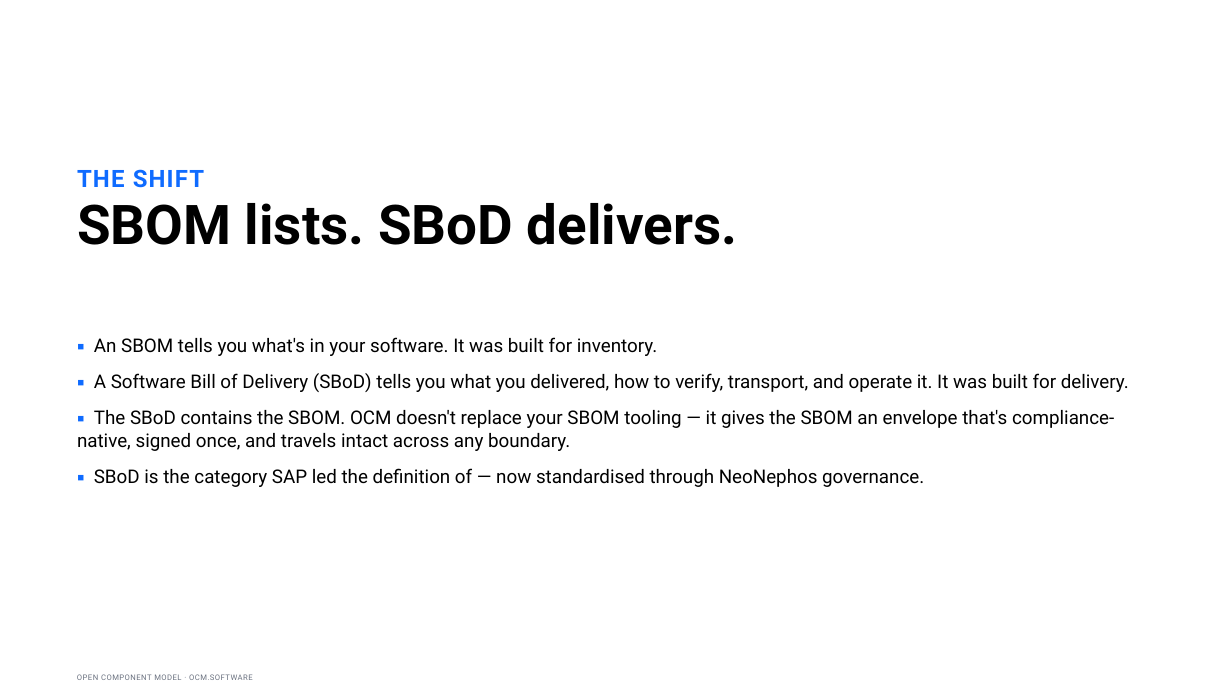
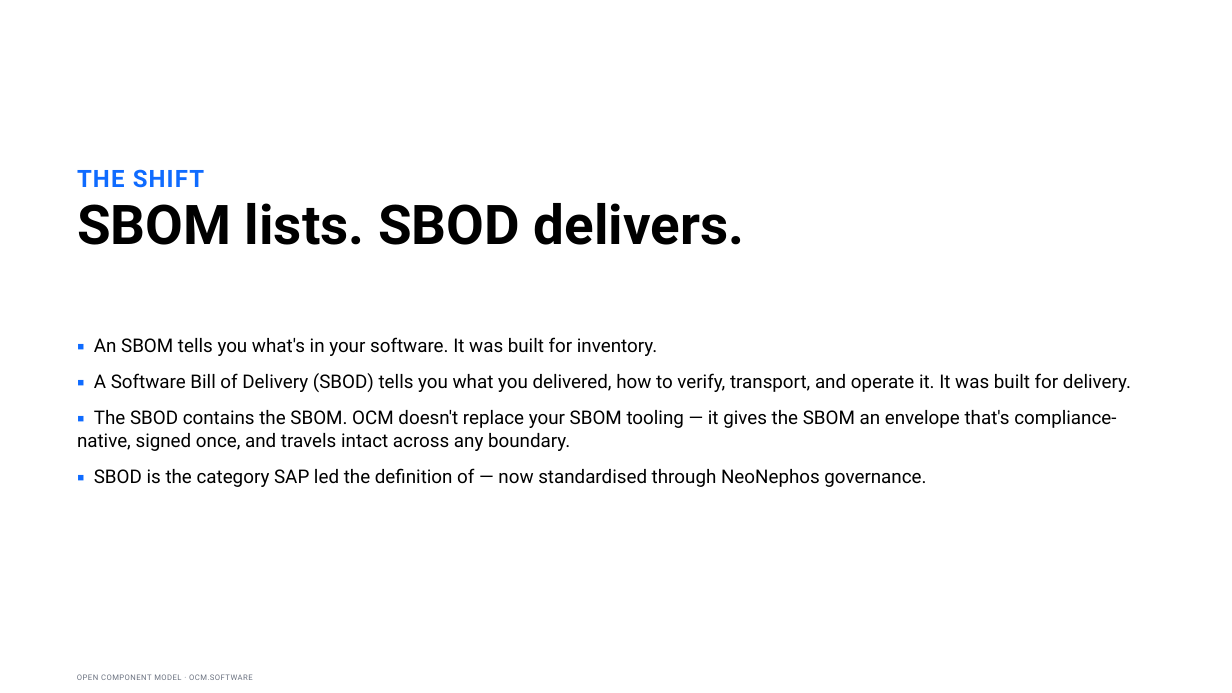
Before and after one commit to morri-son/open-component-model, a slide deck: slide 4 of docs/community/marketing/decks/exec-phase1/OCM-Sovereign-Delivery-Internal-Sponsor.pptx. Drawn at 1232x693 pixels with LibreOffice and Linux fonts; fonts in the diff are those of the drawing. Boxes give left, top, right and bottom in pixels: in the first picture for what was removed or moved away, otherwise in the second. Text is boxed around its words. In the diff, an @@ line names an element or a change of style, - is before the commit and + after.

```diff
--- a/docs/community/marketing/decks/exec-phase1/OCM-Sovereign-Delivery-Internal-Sponsor.pptx
+++ b/docs/community/marketing/decks/exec-phase1/OCM-Sovereign-Delivery-Internal-Sponsor.pptx
@@ title at (77, 203, 744, 245): text changed @@
-SBOM lists. SBoD delivers.
+SBOM lists. SBOD delivers.
@@ text at (77, 373, 1131, 487): text changed @@
-▪ A Software Bill of Delivery (SBoD) tells you what you delivered, how to verify, transport, and operate it. It was built for delivery.
-▪ The SBoD contains the SBOM. OCM doesn't replace your SBOM tooling — it gives the SBOM an envelope that's compliance-native, signed once, and travels intact across any boundary.
-▪ SBoD is the category SAP led the definition of — now standardised through NeoNephos governance.
+▪ A Software Bill of Delivery (SBOD) tells you what you delivered, how to verify, transport, and operate it. It was built for delivery.
+▪ The SBOD contains the SBOM. OCM doesn't replace your SBOM tooling — it gives the SBOM an envelope that's compliance-native, signed once, and travels intact across any boundary.
+▪ SBOD is the category SAP led the definition of — now standardised through NeoNephos governance.
```
Also in this commit, not shown: 9 other slides changed, 16 other files.
